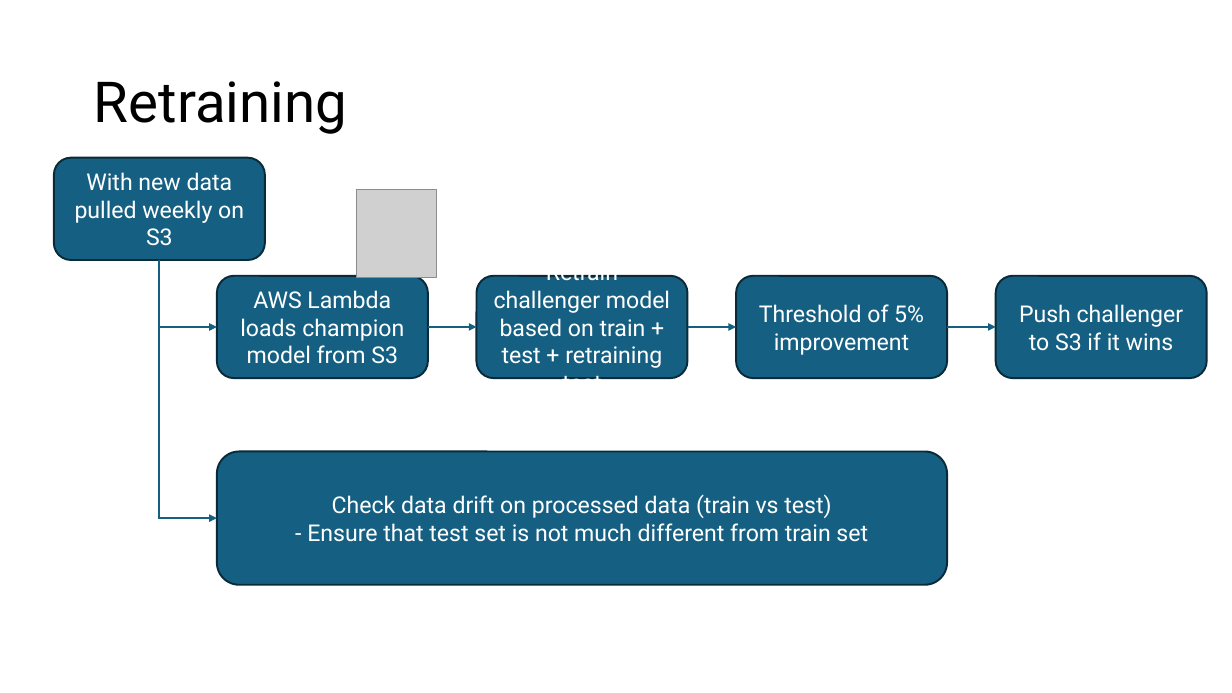
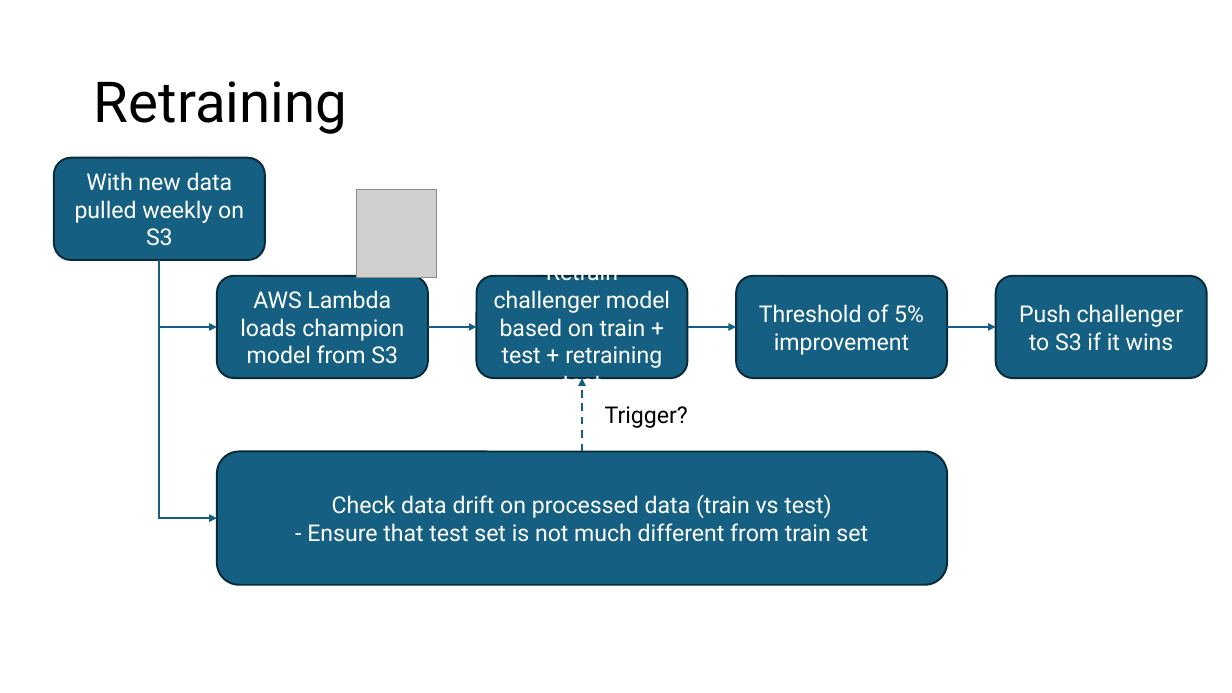
Before and after one commit to ziyu-toh/hdb-resale-prediction, a slide deck: slide 10 of docs/Architecture Overview.pptx. Drawn at 1232x693 pixels with LibreOffice and Linux fonts; fonts in the diff are those of the drawing; grey boxes stand for pictures. Boxes give left, top, right and bottom in pixels: in the first picture for what was removed or moved away, otherwise in the second. Text is boxed around its words. In the diff, an @@ line names an element or a change of style, - is before the commit and + after.

```diff
--- a/docs/Architecture Overview.pptx
+++ b/docs/Architecture Overview.pptx
@@ arrow added from (582, 452) to (582, 378), #156082 1.5 pt dashed @@
@@ text added at (x1=605, y1=406, x2=688, y2=428), 18 pt, text #000000 @@
+Trigger?
```
Also in this commit, not shown: 2 other slides changed, 1 other file.
